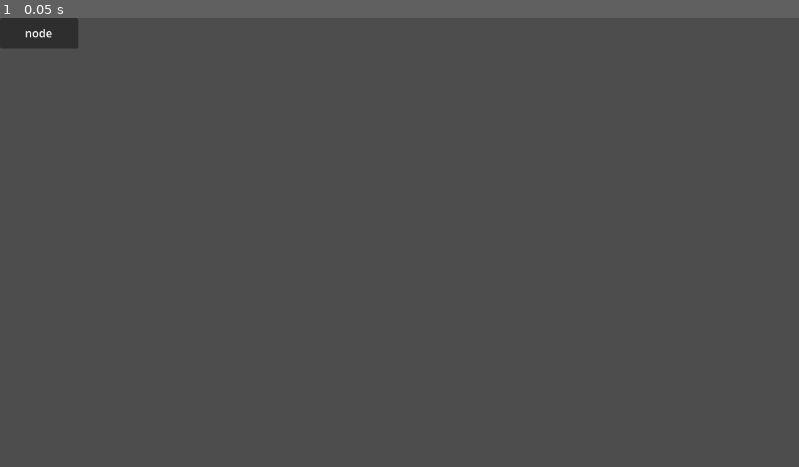
Above: before the commit, frame 1.
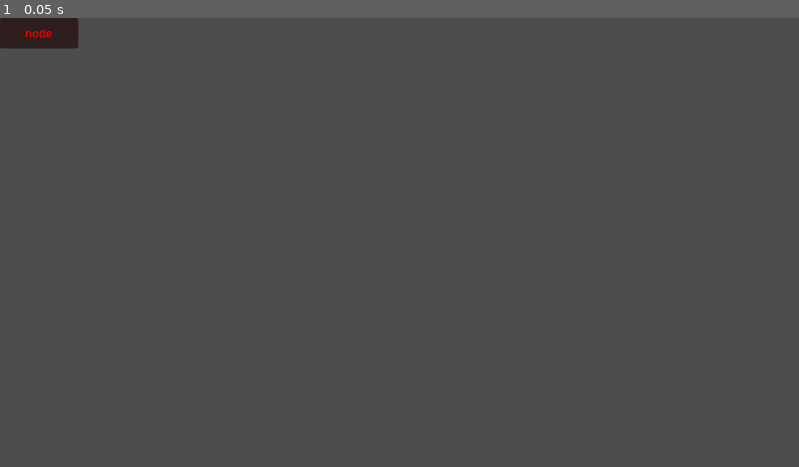
Above: after the commit, the same moment.

Repository: arthurgps2/nodoban
Game: Godot game, scene res://Node/CharterNode.tscn
Same seed, same stepped clock (60 frames per second), same inputs: the game is played once before the commit and once after it. This scene is started directly instead of the project's main scene.
Inputs:
- Up to frame 1 (0.05 s): no input

The runs differ from the first frame. In frame 1, less than 0.1% of the frame differs, in the area x 3-7%, y 2-5%.

Commit message:
Changing a node's type by context menu

Diff:
--- a/Charter/Charter.tscn
+++ b/Charter/Charter.tscn
@@ -123,4 +123,5 @@
 [connection signal="pressed" from="UI/NodeTypes/ScrollContainer/NodeTypeContainer/NewNodeButton" to="UI" method="_on_new_node_button_pressed"]
 [connection signal="index_pressed" from="NodeView/EmptyRMBClickContextMenu" to="NodeView" method="_on_empty_menu_index_pressed"]
 [connection signal="index_pressed" from="NodeView/NodeRMBClickContextMenu" to="NodeView" method="_on_node_menu_index_pressed"]
+[connection signal="index_pressed" from="NodeView/NodeRMBClickContextMenu/NodeTypeSetContextMenu" to="NodeView" method="_on_node_type_menu_index_pressed"]
 [connection signal="index_pressed" from="NodeView/LinkRMBClickContextMenu" to="NodeView" method="_on_link_menu_index_pressed"]
--- a/Charter/CharterNodeView.gd
+++ b/Charter/CharterNodeView.gd
@@ -144,6 +144,8 @@
 
 	link_in_context = null
 
+func _on_node_type_menu_index_pressed(index: int) -> void:
+	node_in_context.type = node_type_cmenu.get_item_text(index)
 
 func get_node_under_mouse() -> CharterNode:
 	for child in get_children():
--- a/Node/CharterNode.gd
+++ b/Node/CharterNode.gd
@@ -1,5 +1,17 @@
 class_name CharterNode
 extends PanelContainer
+
+const color_valid_type := Color(1, 1, 1)
+const color_invalid_type := Color(1, 0, 0)
+
+var type := "node"
+
+func _process(_delta: float) -> void:
+	%NodeTypeName.text = "[center]" + type
+
+	# Warn user for invalid node types
+	modulate = (color_valid_type if ChartInfo.get_node_type_by_name(type)
+		else color_invalid_type)
 
 func get_center() -> Vector2:
 	return position + size/2
--- a/Node/CharterNode.tscn
+++ b/Node/CharterNode.tscn
@@ -13,7 +13,8 @@
 layout_mode = 2
 size_flags_vertical = 4
 
-[node name="RichTextLabel" type="RichTextLabel" parent="VBoxContainer"]
+[node name="NodeTypeName" type="RichTextLabel" parent="VBoxContainer"]
+unique_name_in_owner = true
 layout_mode = 2
 bbcode_enabled = true
 text = "[center]node"
